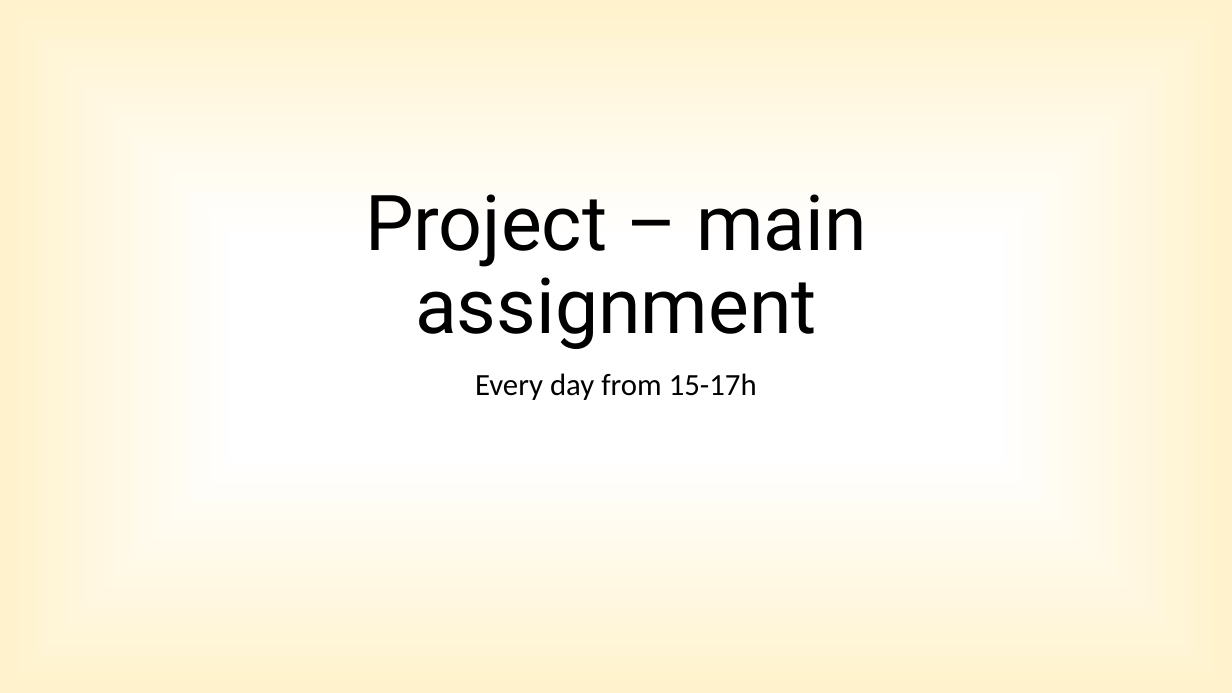
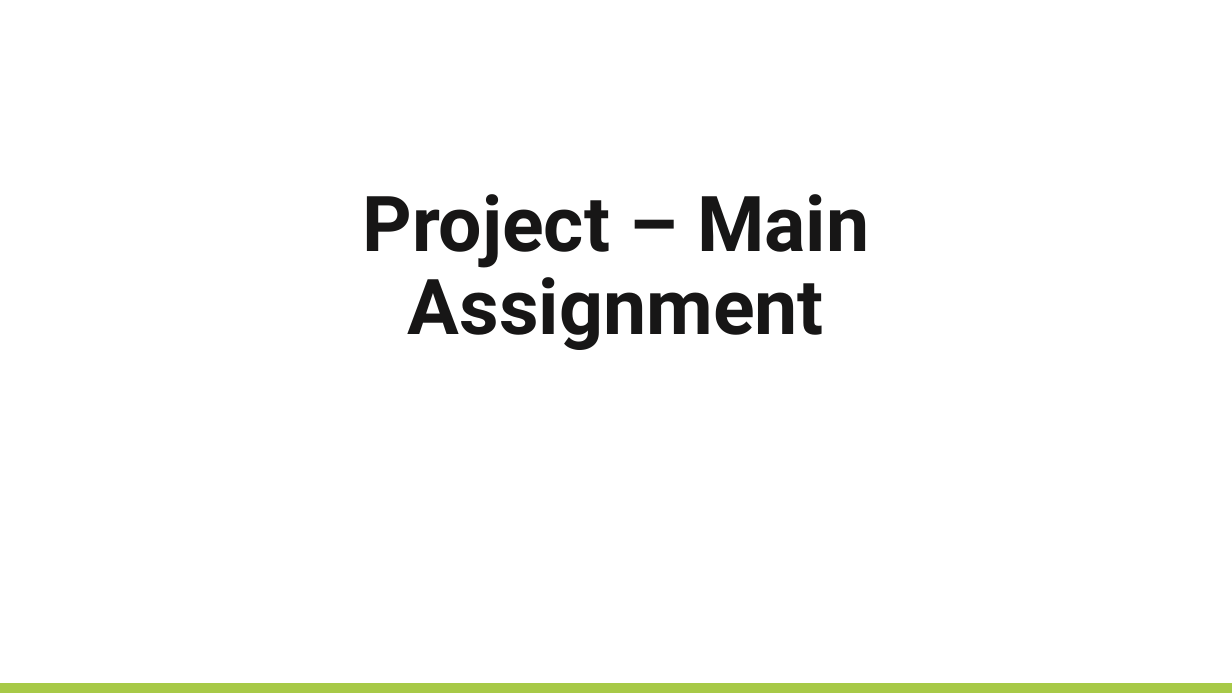
Before and after one commit to NBISweden/workshop-python, a slide deck: slide 1 of lectures/Project.pptx. Drawn at 1232x693 pixels with LibreOffice and Linux fonts; fonts in the diff are those of the drawing; background and template pictures are left out. Boxes give left, top, right and bottom in pixels: in the first picture for what was removed or moved away, otherwise in the second. Text is boxed around its words. In the diff, an @@ line names an element or a change of style, - is before the commit and + after.

Commit message:
update slides for the project

```diff
--- a/lectures/Project.pptx
+++ b/lectures/Project.pptx
@@ background gradient #FFFFFF to #FFF2CC to #FFECB2 to #FFFFFF @@
@@ title at [362,194,869,350]: text changed; text colour #000000 to #171616; bold on @@
-Project – main assignment
+Project – Main Assignment
@@ subtitle removed at [475,373,757,400] @@
-Every day from 15-17h
@@ line added from (1232, 689) to (0, 689), #A7C947 8 pt @@
```
Also in this commit, not shown: 8 other slides changed, 4 slides added, 6 slides removed.
